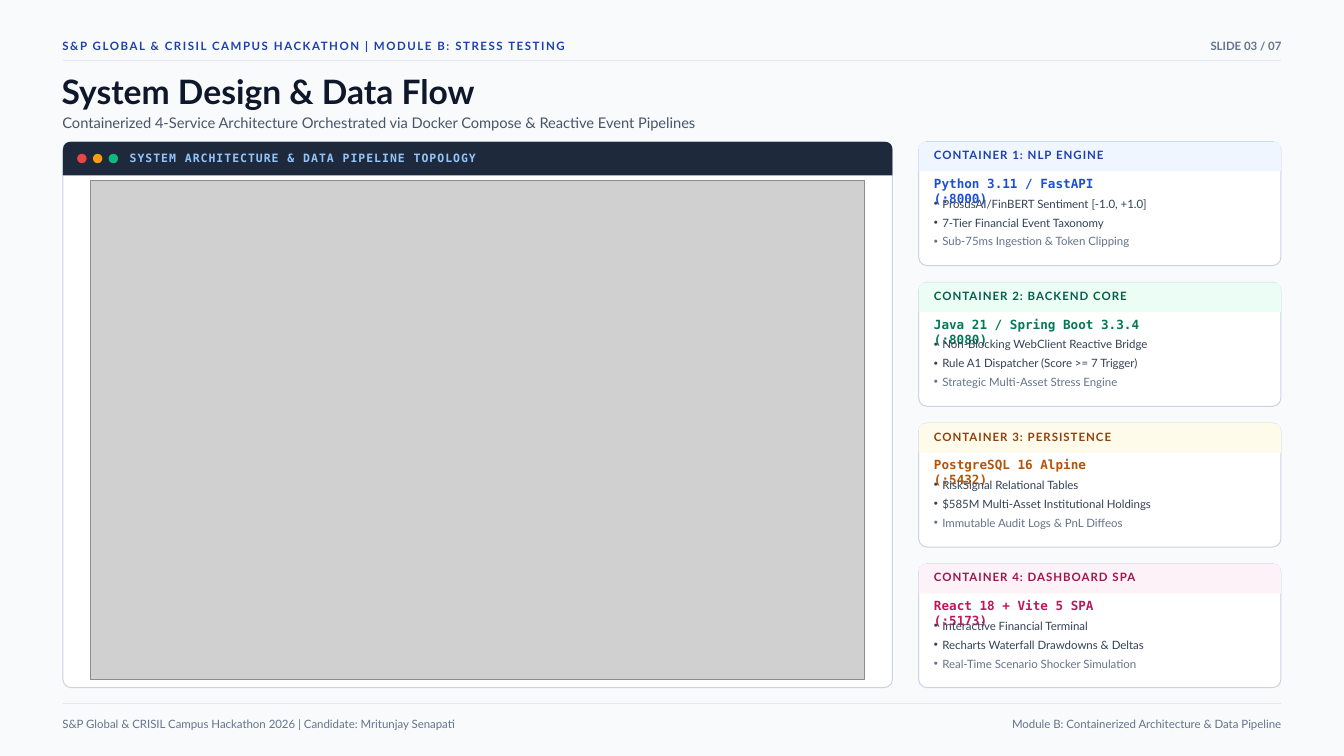
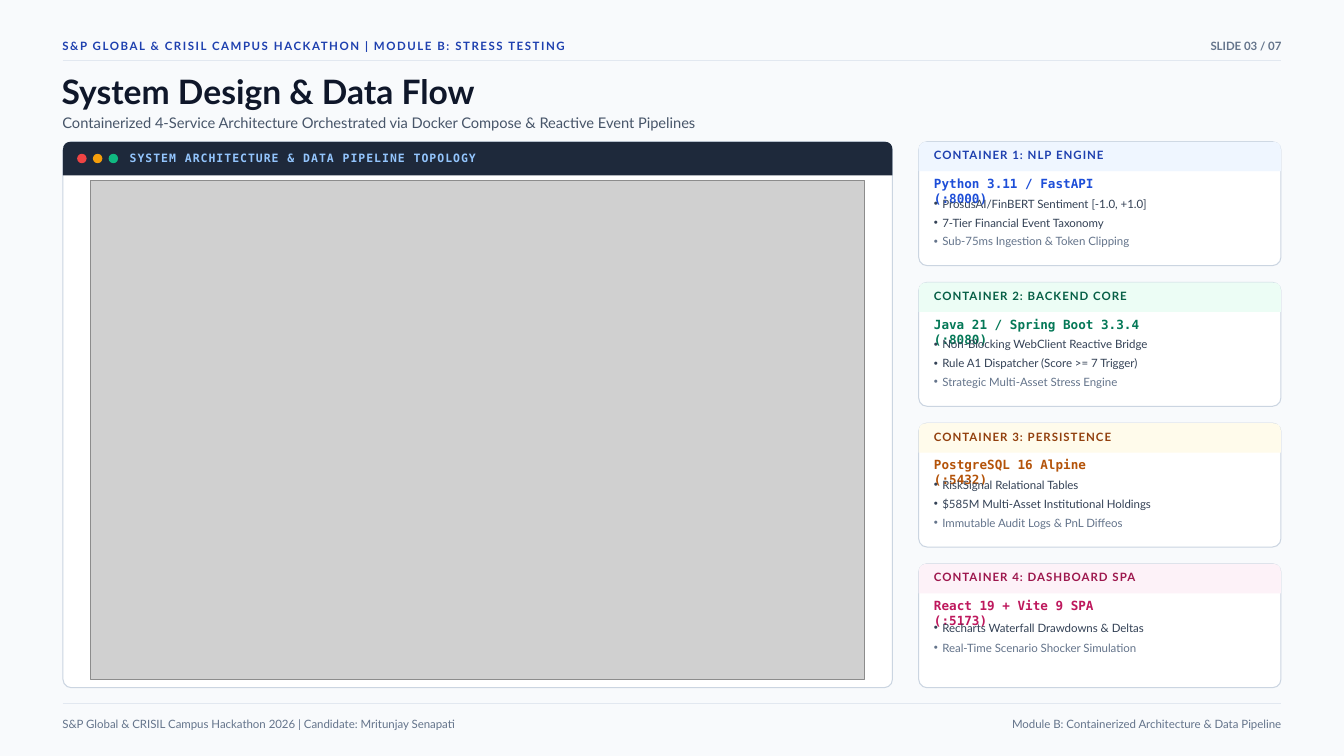
Before and after one commit to Mritunjay28/iiit-bhubaneswar-mritunjay-senapati-hackathon, a slide deck: slide 3 of docs/presentation.pptx. Drawn at 1344x756 pixels with LibreOffice and Linux fonts; fonts in the diff are those of the drawing; grey boxes stand for pictures. Boxes give left, top, right and bottom in pixels: in the first picture for what was removed or moved away, otherwise in the second. Text is boxed around its words. In the diff, an @@ line names an element or a change of style, - is before the commit and + after.

```diff
--- a/docs/presentation.pptx
+++ b/docs/presentation.pptx
@@ text at (934,600,1094,629): text changed @@
-React 18 + Vite 5 SPA (:5173)
+React 19 + Vite 9 SPA (:5173)
@@ text "Recharts Waterfall Drawdowns & Deltas": place and size @@
-text "Recharts Waterfall Drawdowns & Deltas" at (942,640,1144,649)
+text "Recharts Waterfall Drawdowns & Deltas" at (942,622,1144,632)
@@ text removed at (942,620,1087,630) @@
-• Interactive Financial Terminal
@@ text "Real-Time Scenario Shocker Simulation": place and size @@
-text "Real-Time Scenario Shocker Simulation" at (942,659,1136,668)
+text "Real-Time Scenario Shocker Simulation" at (942,643,1136,652)
```
Also in this commit, not shown: 5 other slides changed, 14 other files.
